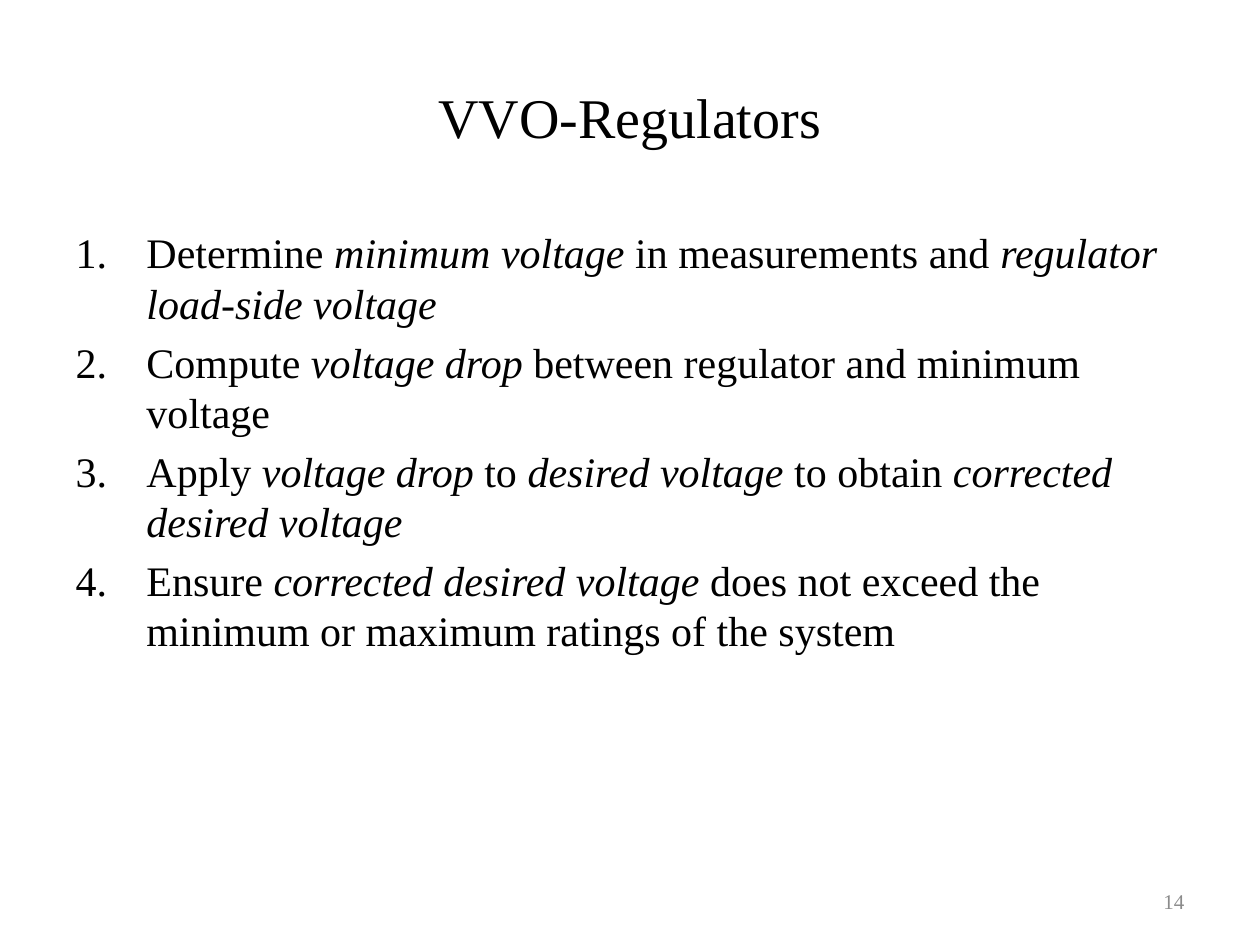
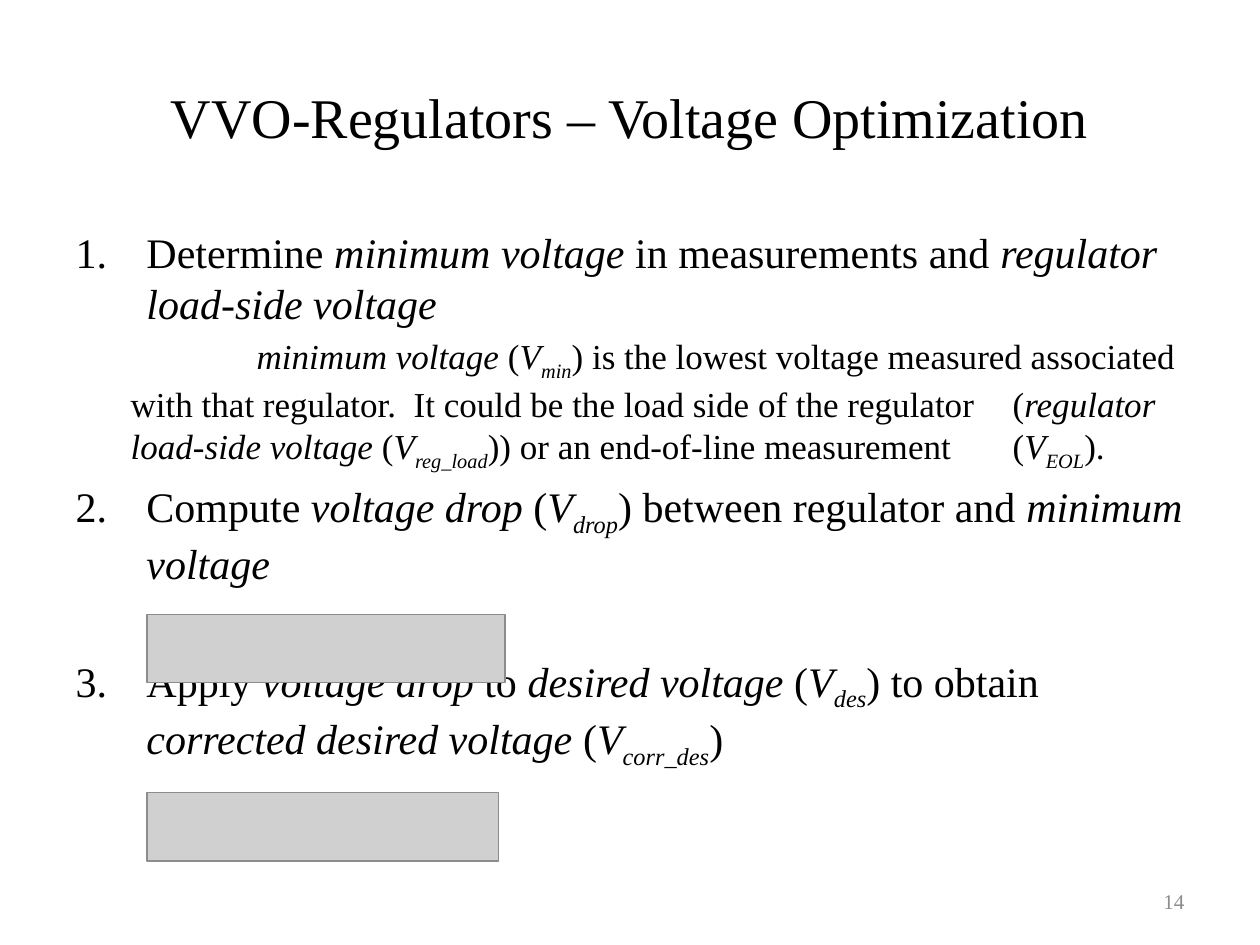
Before and after one commit to gridlab-d/course, a slide deck: slide 14 of University of Washington Class/Module 6 - Volt-VAR Optimization.pptx. Drawn at 1260x945 pixels with LibreOffice and Linux fonts; fonts in the diff are those of the drawing; grey boxes stand for pictures. Boxes give left, top, right and bottom in pixels: in the first picture for what was removed or moved away, otherwise in the second. Text is boxed around its words. In the diff, an @@ line names an element or a change of style, - is before the commit and + after.

```diff
--- a/University of Washington Class/Module 6 - Volt-VAR Optimization.pptx
+++ b/University of Washington Class/Module 6 - Volt-VAR Optimization.pptx
@@ title at (171,99,1087,149): text changed @@
-VVO-Regulators
+VVO-Regulators – Voltage Optimization
@@ text at (131,344,1182,768): text changed; size 24 to 20 pt @@
-2. Compute voltage drop between regulator and minimum voltage
-3. Apply voltage drop to desired voltage to obtain corrected desired voltage
-4. Ensure corrected desired voltage does not exceed the minimum or maximum ratings of the system
+  minimum voltage (Vmin) is the lowest voltage measured associated with that regulator. It could be the load side of the regulator (regulator load-side voltage (Vreg_load)) or an end-of-line measurement (VEOL).
+2. Compute voltage drop (Vdrop) between regulator and minimum voltage
+3. Apply voltage drop to desired voltage (Vdes) to obtain corrected desired voltage (Vcorr_des)
@@ picture added at (147,615,505,683) @@
@@ picture added at (147,793,499,861) @@
```
Also in this commit, not shown: 6 other slides changed, 4 slides added.
